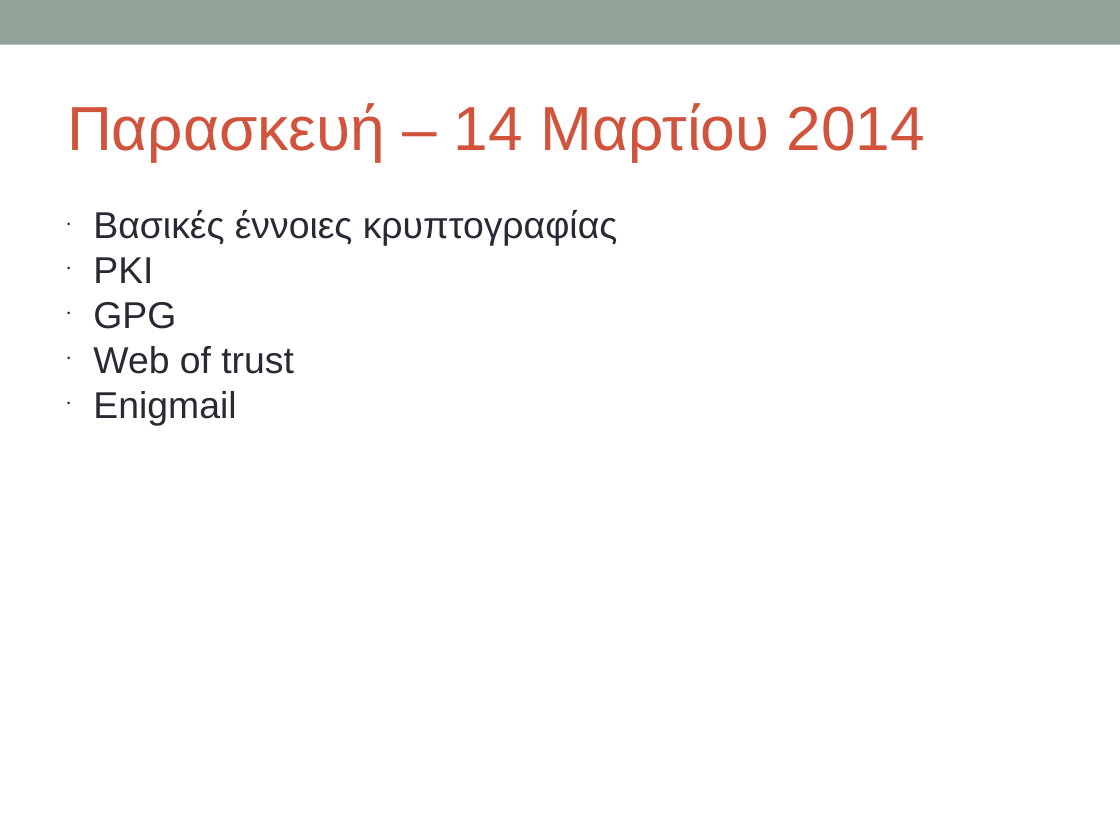
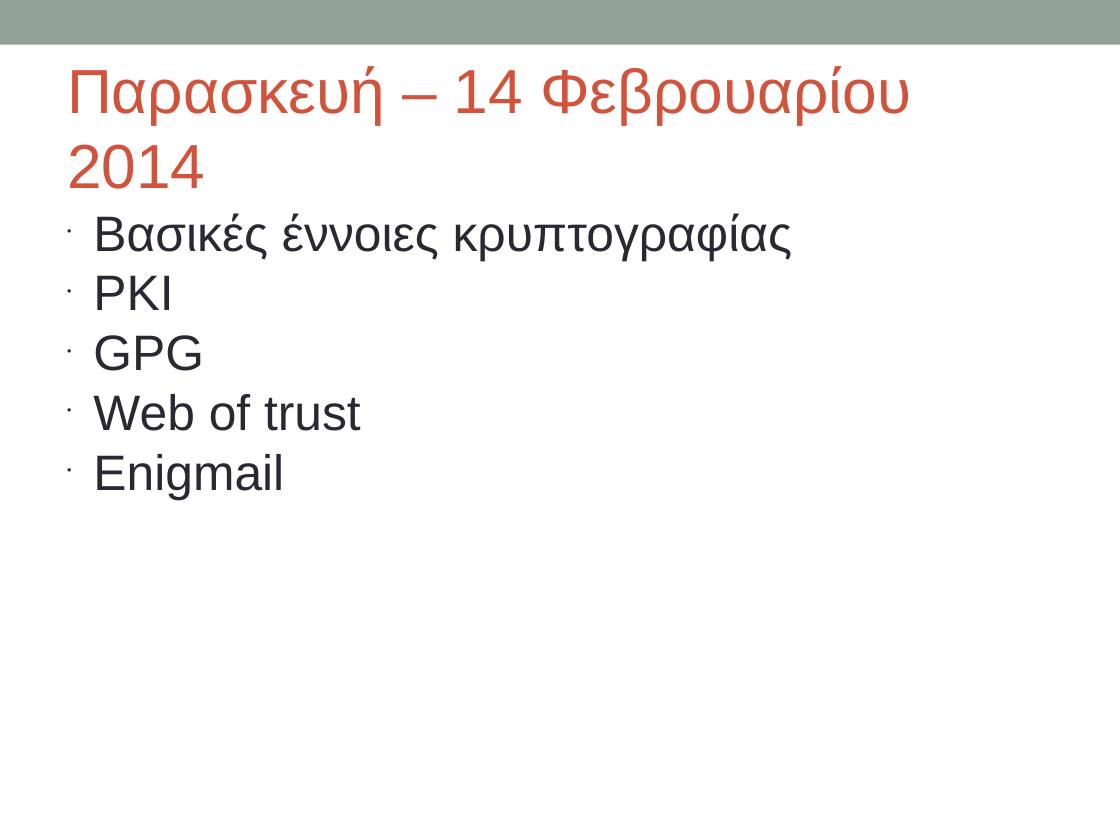
Before and after one commit to gtklocker/security-class, a slide deck: slide 4 of slides/00_administrativa.pptx. Drawn at 1120x840 pixels with LibreOffice and Linux fonts; fonts in the diff are those of the drawing. Boxes give left, top, right and bottom in pixels: in the first picture for what was removed or moved away, otherwise in the second. Text is boxed around its words. In the diff, an @@ line names an element or a change of style, - is before the commit and + after.

```diff
--- a/slides/00_administrativa.pptx
+++ b/slides/00_administrativa.pptx
@@ text at (x1=67, y1=66, x2=911, y2=189): text changed @@
-Παρασκευή – 14 Μαρτίου 2014
+Παρασκευή – 14 Φεβρουαρίου 2014
@@ text "Βασικές έννοιες κρυπτογραφίας" at (x1=93, y1=213, x2=792, y2=500): size 24 to 32 pt @@
```
Also in this commit, not shown: 8 other slides changed, 1 other file.
